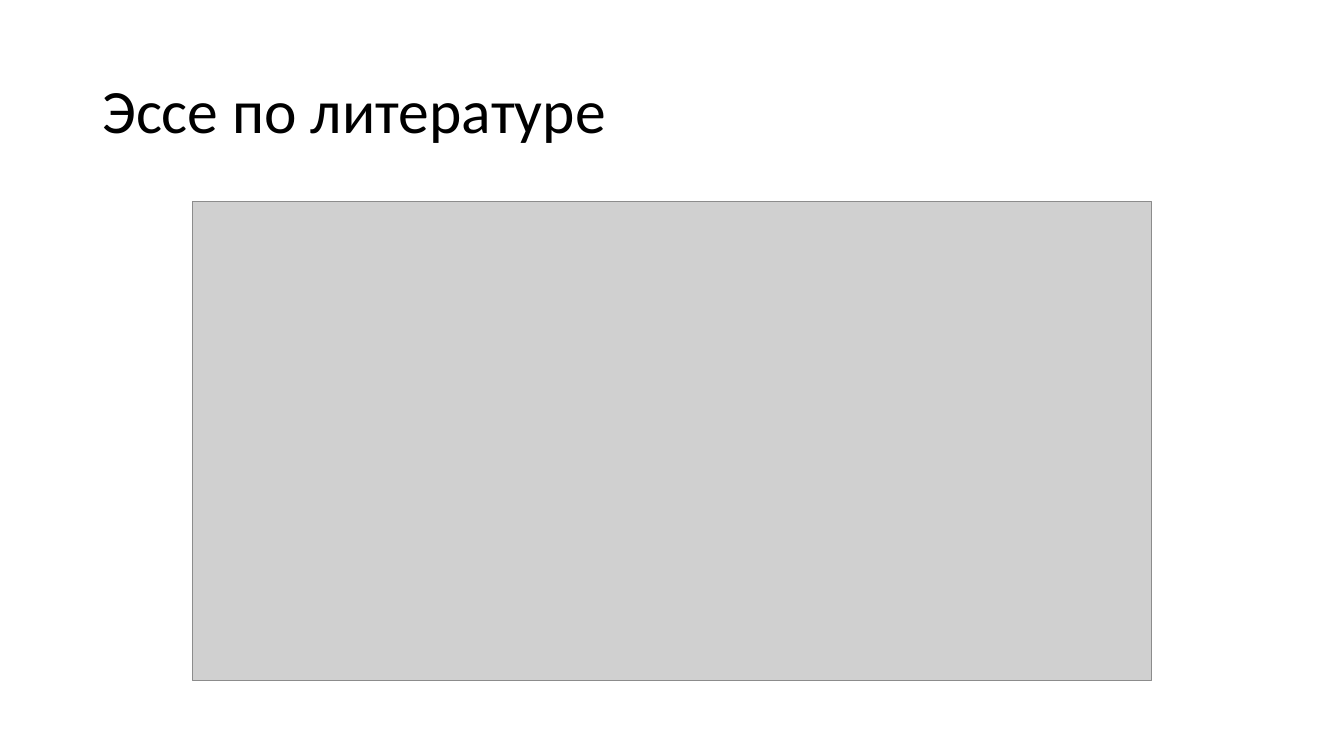
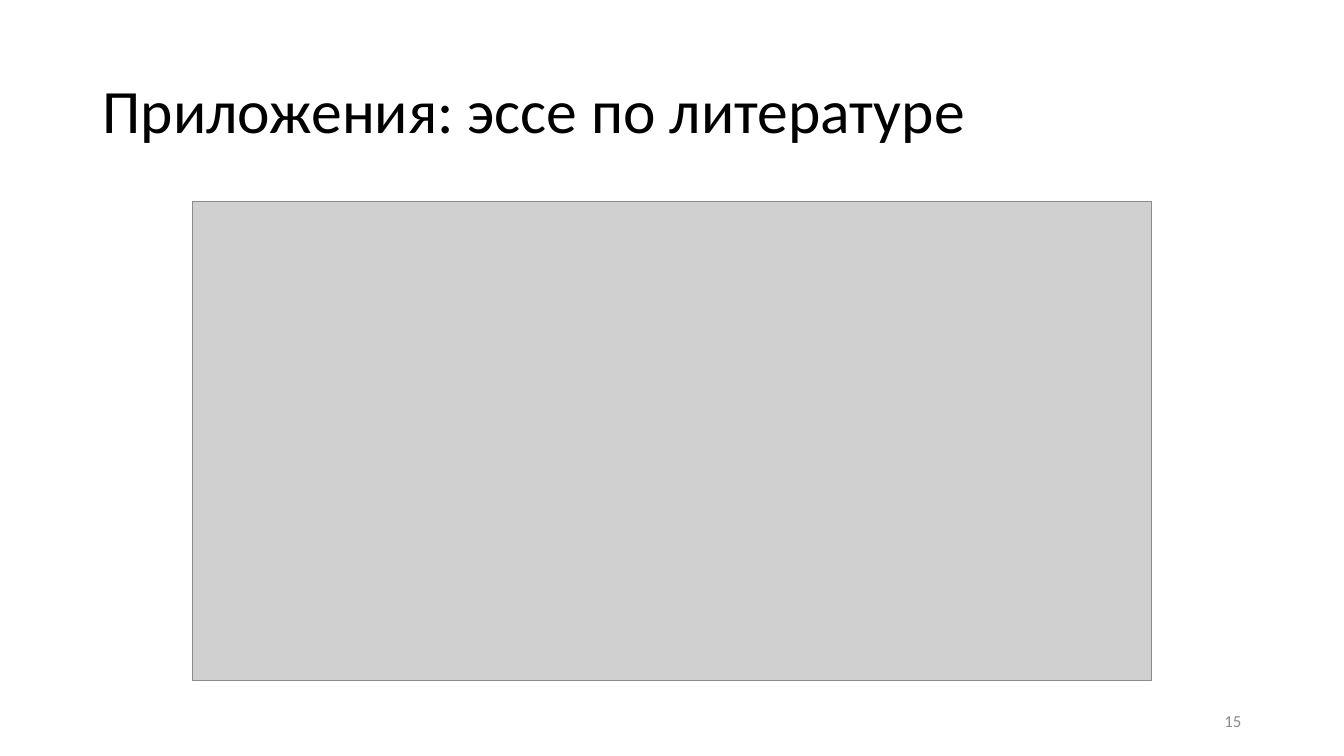
Before and after one commit to KerkDovan/GPO, a slide deck: slide 15 of Конференции/Международная научно-практическая конференция -Электронные средства и системы управления-/Выступление/Презентация.pptx (slide 8 before the commit). Drawn at 1344x756 pixels with LibreOffice and Linux fonts; fonts in the diff are those of the drawing; grey boxes stand for pictures. Boxes give left, top, right and bottom in pixels: in the first picture for what was removed or moved away, otherwise in the second. Text is boxed around its words. In the diff, an @@ line names an element or a change of style, - is before the commit and + after.

```diff
--- a/Конференции/Международная научно-практическая конференция -Электронные средства и системы управления-/Выступление/Презентация.pptx
+++ b/Конференции/Международная научно-практическая конференция -Электронные средства и системы управления-/Выступление/Презентация.pptx
@@ title at [102,93,965,143]: text changed @@
-Эссе по литературе
+Приложения: эссе по литературе
@@ page number added at [1224,716,1241,727], 12 pt, text #8C8C8C @@
+15
```
Also in this commit, not shown: 7 other slides changed, 8 slides added, 3 other files.
